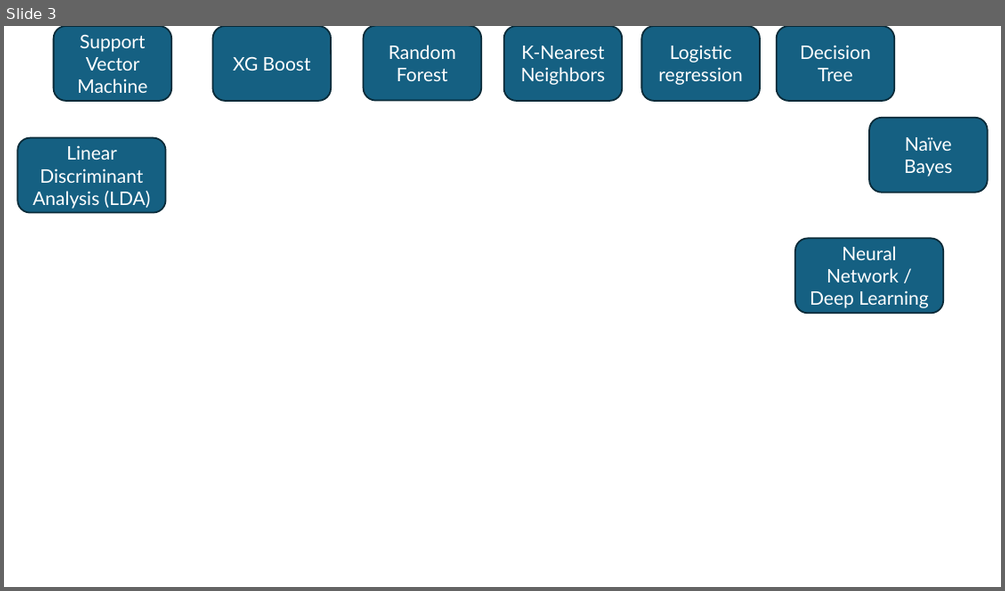
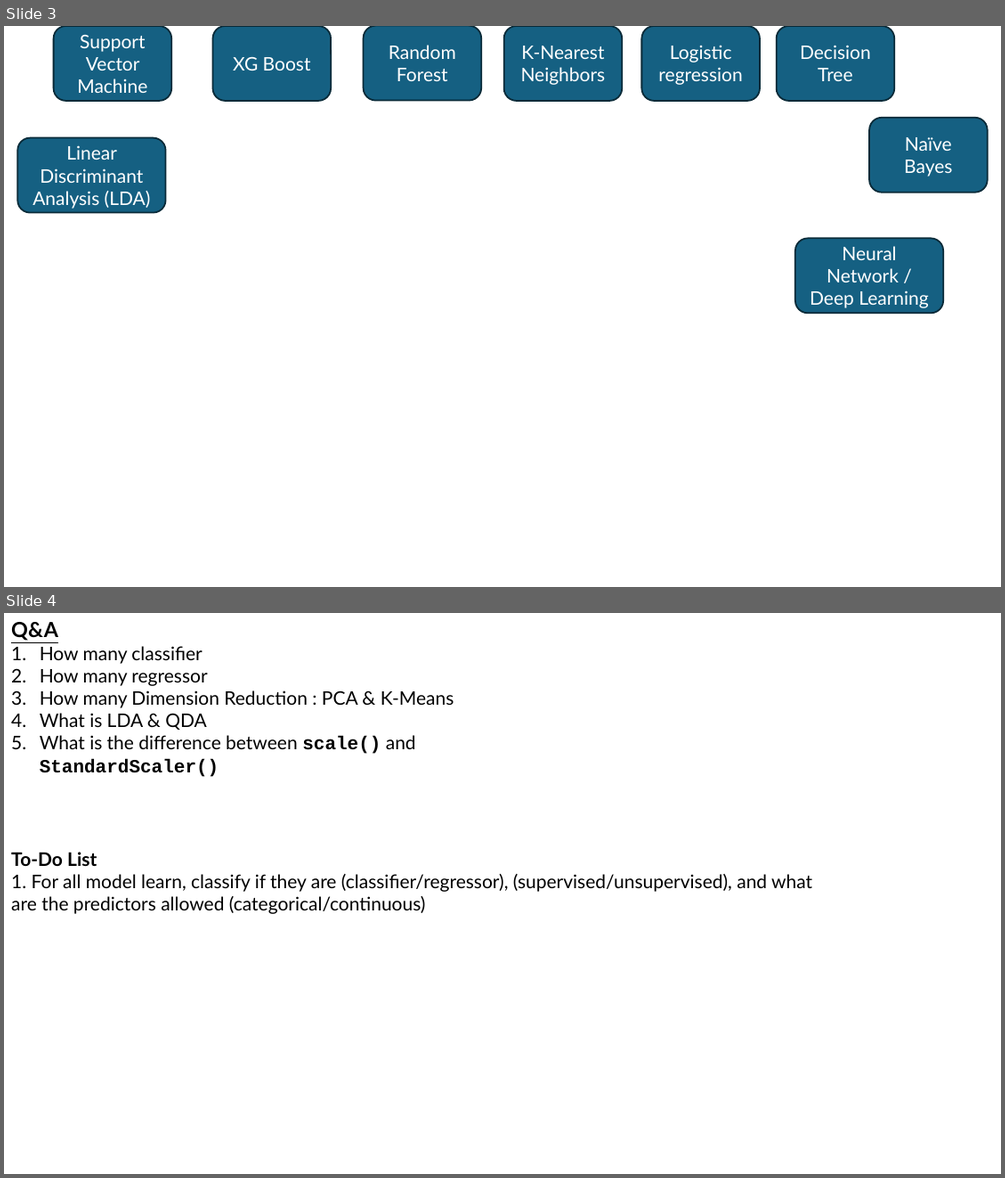
Before and after one commit to Hazim-HF/Machine-Learning, a slide deck: Machine Learning.pptx. Shown one above the other, each under a label of ours: slide 3 before the commit, slides 3 and 4 after it. The pictures are 1005x591 and 1005x1178 pixels, drawn with LibreOffice and Linux fonts; fonts in the diff are those of the drawing. Boxes give left, top, right and bottom in pixels: in the first picture for what was removed or moved away, otherwise in the second. Text is boxed around its words. In the diff, an @@ line names an element or a change of style, - is before the commit and + after.

```diff
--- a/Machine Learning.pptx
+++ b/Machine Learning.pptx
@@ slide 4 added at bbox=[4, 613, 1001, 1174], background #FFFFFF @@
@@ text added at bbox=[11, 622, 454, 754], 18 pt, text #000000 @@
+Q&A
+1. How many classifier
+2. How many regressor
+3. How many Dimension Reduction : PCA & K-Means
+4. What is LDA & QDA
+5. What is the difference between scale() and StandardScaler()
@@ text added at bbox=[11, 852, 812, 914], 18 pt, text #000000 @@
+To-Do List
+1. For all model learn, classify if they are (classifier/regressor), (supervised/unsupervised), and what are the predictors allowed (categorical/continuous)
```
Also in this commit, not shown: 1 other slide added, 1 slide removed, 24 other files.
